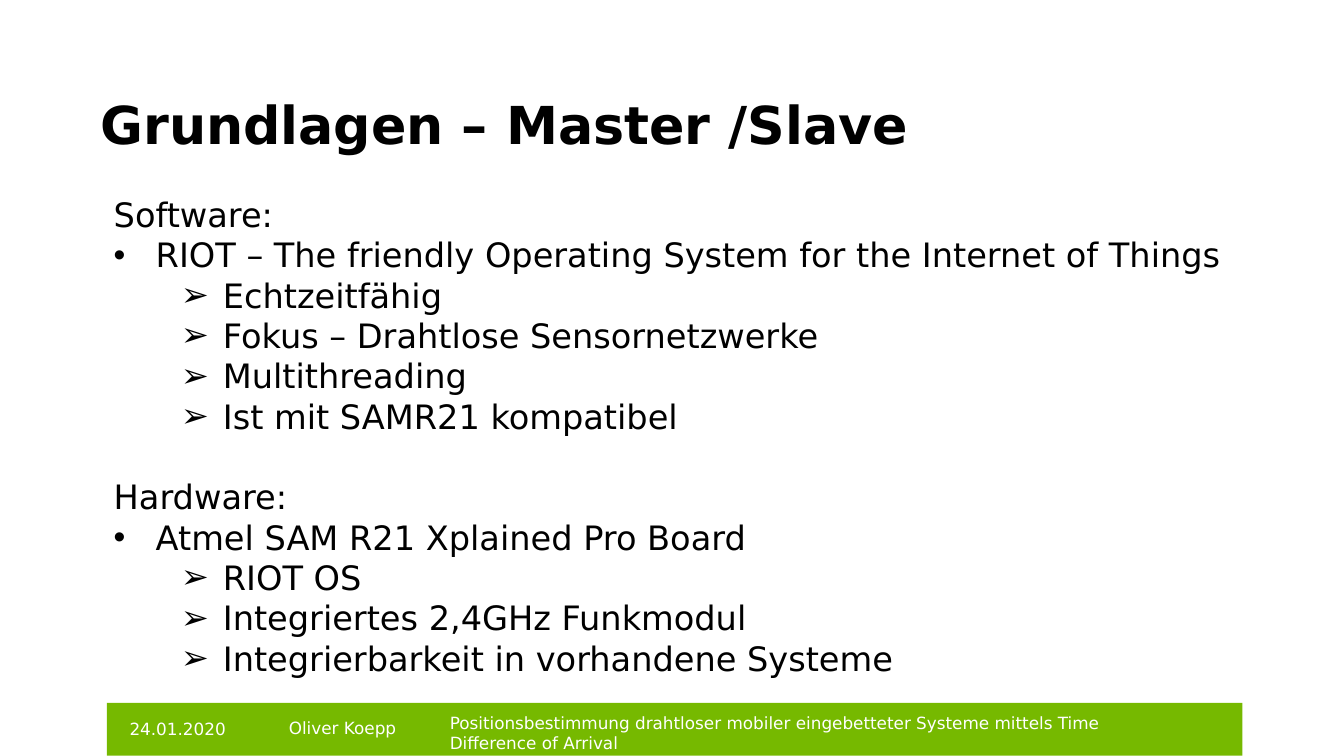
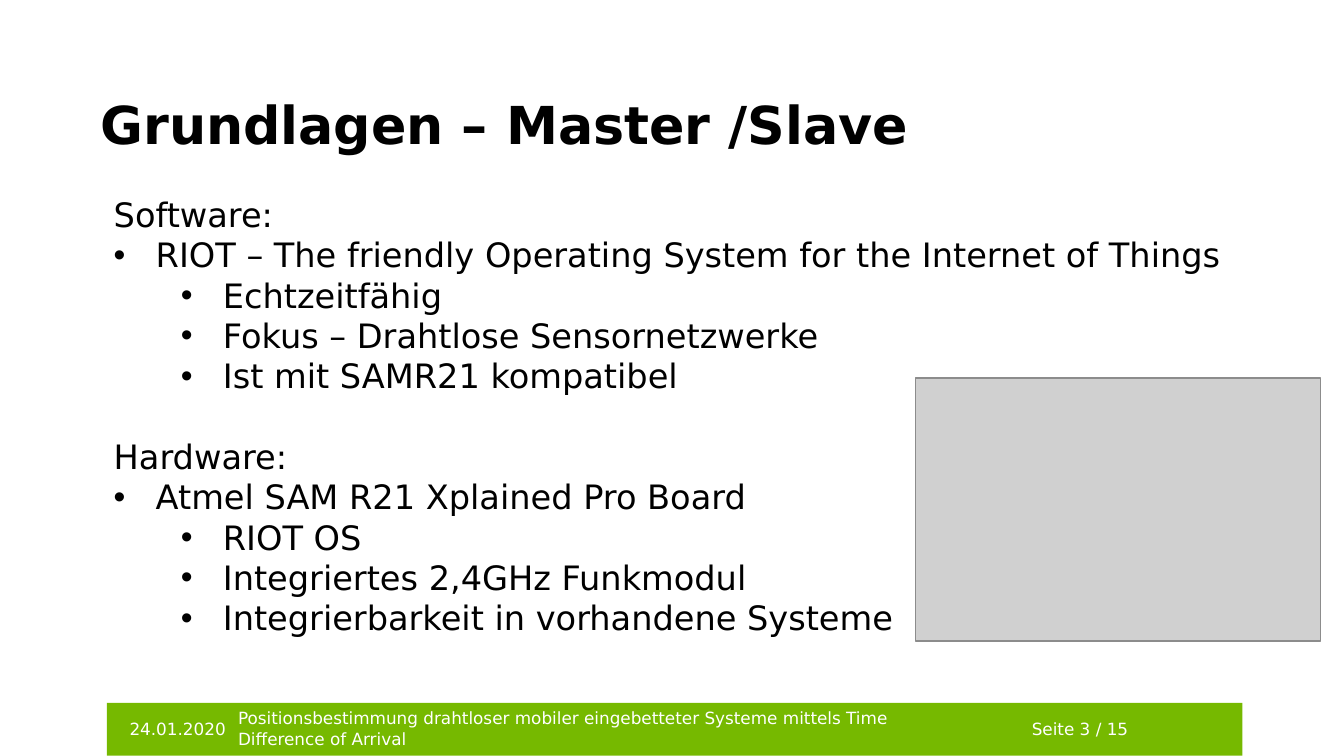
Before and after one commit to git-oliver/Bachelor-thesis, a slide deck: slide 4 of bachelorarbeit_vortrag.pptx. Drawn at 1344x756 pixels with LibreOffice and Linux fonts; fonts in the diff are those of the drawing; grey boxes stand for pictures; background and template pictures are left out. Boxes give left, top, right and bottom in pixels: in the first picture for what was removed or moved away, otherwise in the second. Text is boxed around its words. In the diff, an @@ line names an element or a change of style, - is before the commit and + after.

```diff
--- a/bachelorarbeit_vortrag.pptx
+++ b/bachelorarbeit_vortrag.pptx
@@ text at (223,282,893,637): bullet ➢ to • @@
@@ text at (223,362,467,395): paragraph removed @@
-  ➢ Multithreading
@@ picture added at (915,378,1321,641) @@
@@ text "Positionsbestimmung drahtloser mobiler eingebetteter Systeme ...": place and size @@
-text "Positionsbestimmung drahtloser mobiler eingebetteter Systeme ..." at (450,716,1099,750)
+text "Positionsbestimmung drahtloser mobiler eingebetteter Systeme ..." at (238,711,887,746)
@@ text removed at (289,721,396,738) @@
-Oliver Koepp
@@ text added at (1032,722,1128,736), 9 pt, text #FFFFFF @@
+Seite 3 / 15
```
Also in this commit, not shown: 14 other slides changed, 1 slide removed, 1 other file.
